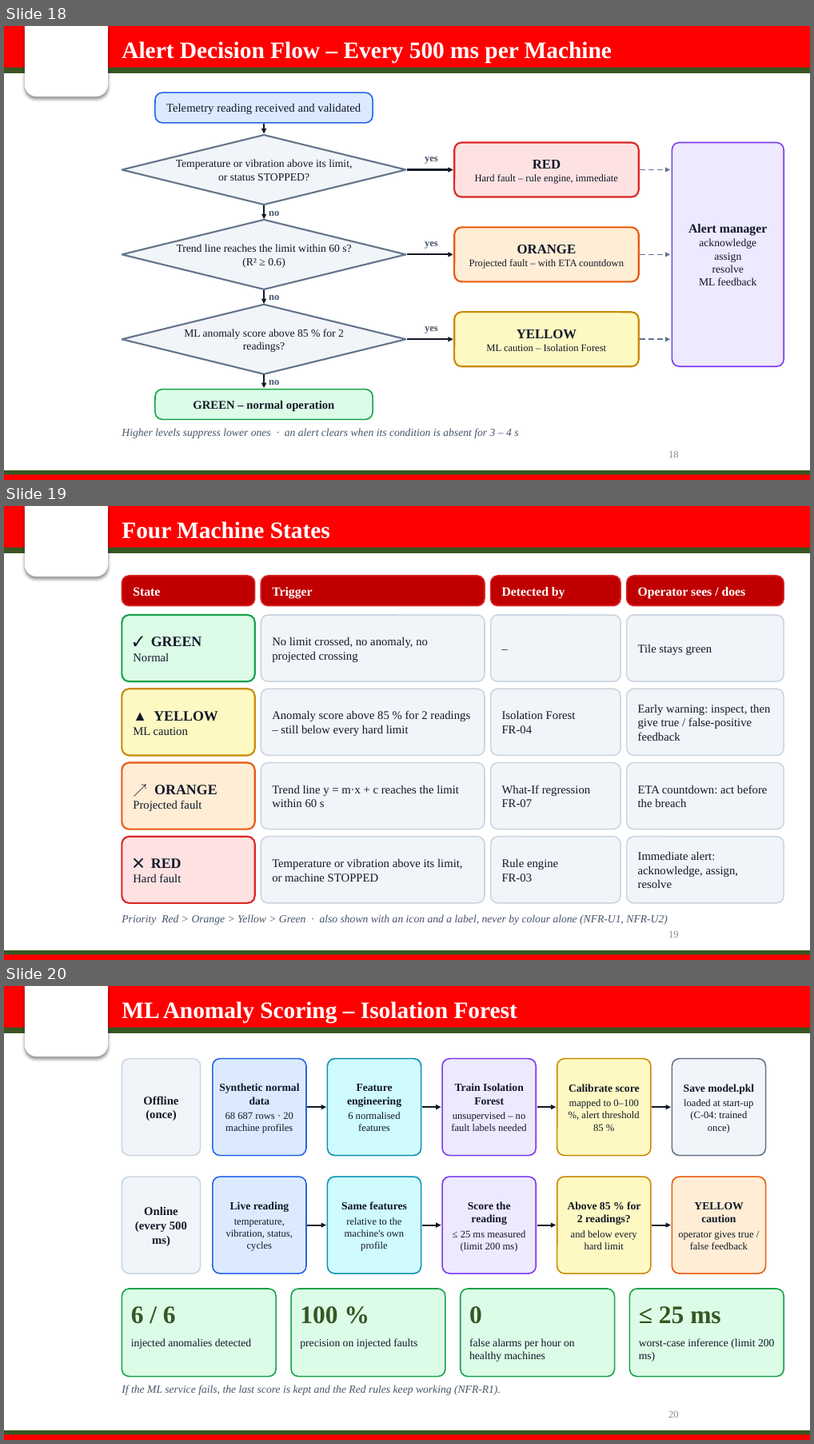
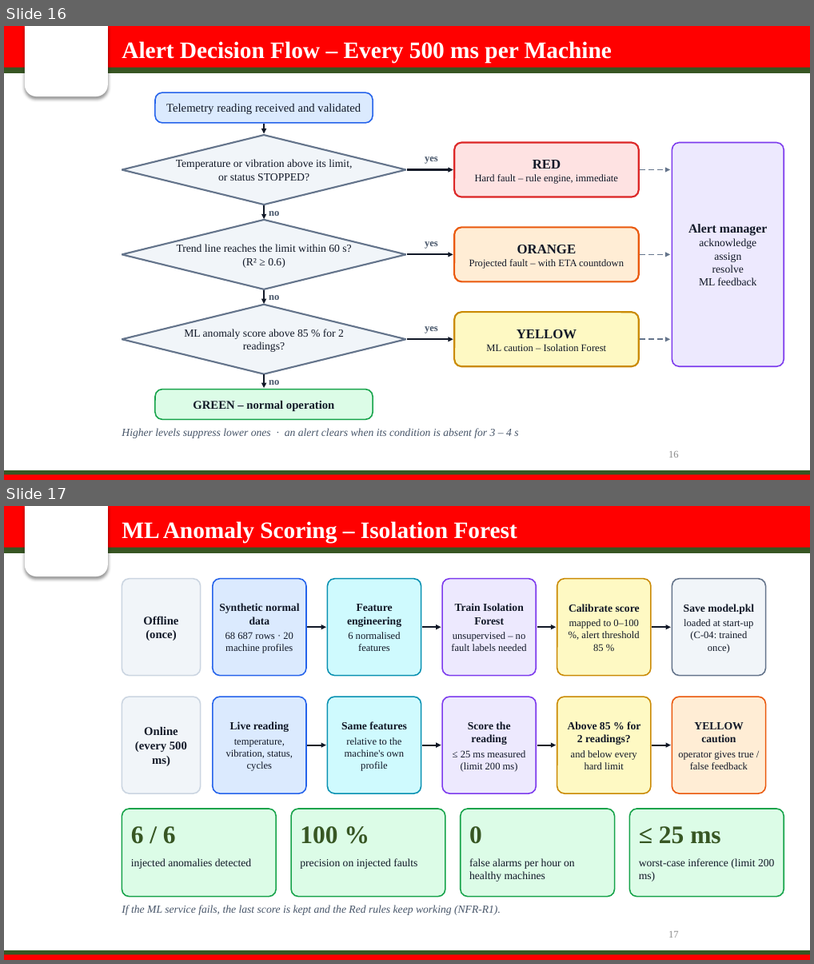
Before and after one commit to sanika-2811/oee-smart-factory, a slide deck: presentation/OEE_Smart_Factory_Presentation.pptx. Shown one above the other, each under a label of ours: slides 18, 19 and 20 before the commit, slides 16 and 17 after it. The pictures are 814x1444 and 814x964 pixels, drawn with LibreOffice and Linux fonts; fonts in the diff are those of the drawing; background and template pictures are left out. Boxes give left, top, right and bottom in pixels: in the first picture for what was removed or moved away, otherwise in the second. Text is boxed around its words. In the diff, an @@ line names an element or a change of style, - is before the commit and + after.

```diff
--- a/presentation/OEE_Smart_Factory_Presentation.pptx
+++ b/presentation/OEE_Smart_Factory_Presentation.pptx
@@ slide 19 removed at <box>4,506,810,960</box>, background #FFFFFF; not listed: 5 template elements that a slide beside it also shows @@
@@ text removed at <box>122,521,330,539</box> @@
-Four Machine States
@@ rounded rectangle removed at <box>122,576,255,606</box> @@
-State
@@ rounded rectangle removed at <box>261,576,485,606</box> @@
-Trigger
@@ rounded rectangle removed at <box>491,576,621,606</box> @@
-Detected by
@@ rounded rectangle removed at <box>627,576,784,606</box> @@
-Operator sees / does
@@ rounded rectangle removed at <box>122,615,255,681</box> @@
-✓ GREEN
-Normal
@@ rounded rectangle removed at <box>261,615,485,681</box> @@
-No limit crossed, no anomaly, no projected crossing
@@ rounded rectangle removed at <box>491,615,621,681</box> @@
-–
@@ rounded rectangle removed at <box>627,615,784,681</box> @@
-Tile stays green
@@ rounded rectangle removed at <box>122,688,255,756</box> @@
-▲ YELLOW
-ML caution
@@ rounded rectangle removed at <box>261,688,485,756</box> @@
-Anomaly score above 85 % for 2 readings – still below every hard limit
@@ rounded rectangle removed at <box>491,688,621,756</box> @@
-Isolation Forest
-FR-04
@@ rounded rectangle removed at <box>627,688,784,756</box> @@
-Early warning: inspect, then give true / false-positive feedback
@@ rounded rectangle removed at <box>122,763,255,829</box> @@
-↗ ORANGE
-Projected fault
@@ rounded rectangle removed at <box>261,763,485,829</box> @@
-Trend line y = m·x + c reaches the limit within 60 s
@@ rounded rectangle removed at <box>491,763,621,829</box> @@
-What-If regression
-FR-07
@@ rounded rectangle removed at <box>627,763,784,829</box> @@
-ETA countdown: act before the breach
@@ rounded rectangle removed at <box>122,836,255,903</box> @@
-✕ RED
-Hard fault
@@ rounded rectangle removed at <box>261,836,485,903</box> @@
-Temperature or vibration above its limit, or machine STOPPED
@@ rounded rectangle removed at <box>491,836,621,903</box> @@
-Rule engine
-FR-03
@@ rounded rectangle removed at <box>627,836,784,903</box> @@
-Immediate alert: acknowledge, assign, resolve
@@ text removed at <box>122,914,667,924</box> @@
-Priority Red > Orange > Yellow > Green · also shown with an icon and a label, never by colour alone (NFR-U1, NFR-U2)
@@ page number removed at <box>669,931,679,937</box> @@
-19
@@ what was slide 18 is now slide 16 @@
@@ what was slide 20 is now slide 17 @@
@@ page number at <box>669,931,679,937</box>: text changed @@
-20
+17
```
Also in this commit, not shown: 3 slides changed, 5 slides added, 13 other slides removed, 13 other files.
